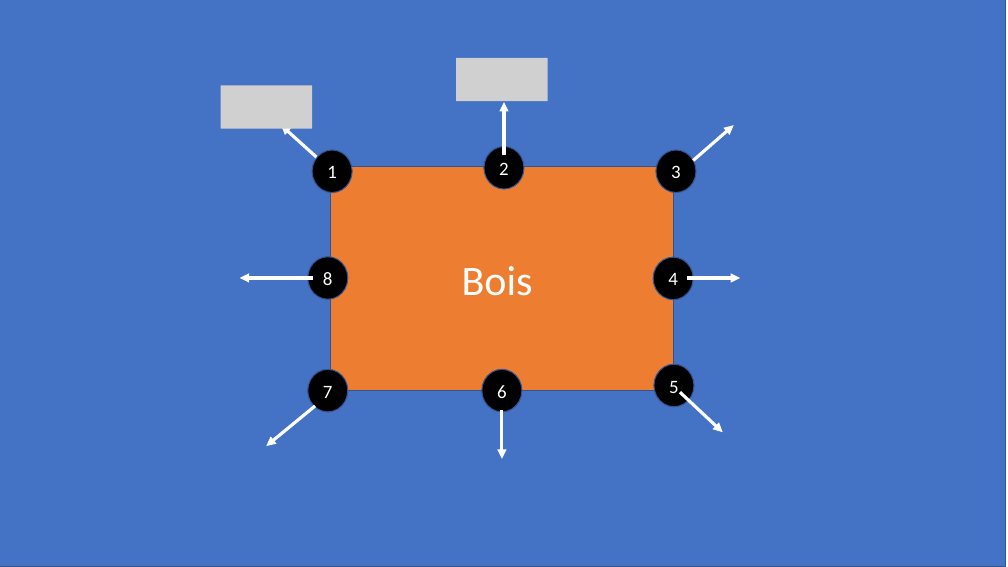
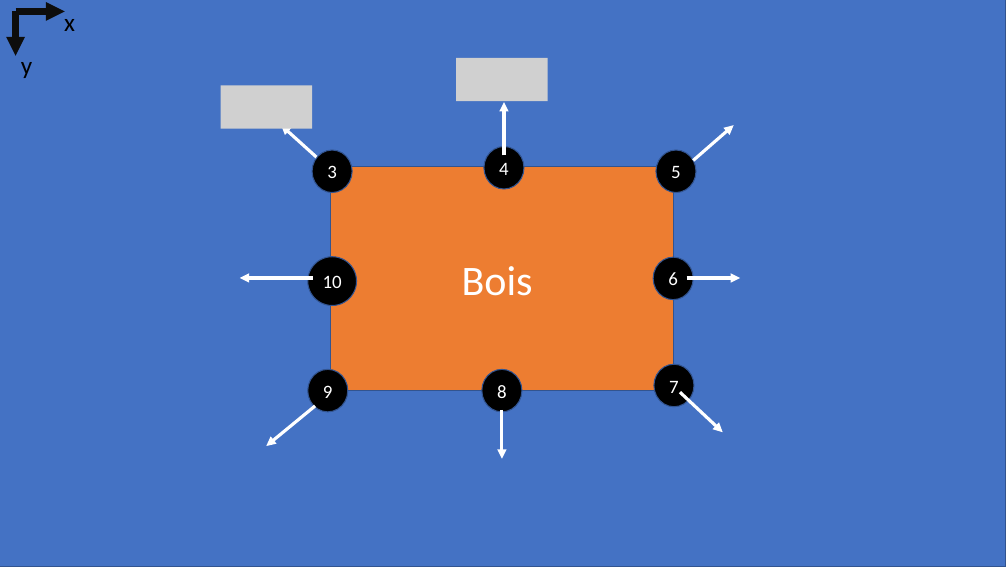
Before and after one commit to pierreluc-plt/ProjetSimulation, a slide deck: slide 2 of Images/Figure.pptx. Drawn at 1008x567 pixels with LibreOffice and Linux fonts; fonts in the diff are those of the drawing; grey boxes stand for pictures. Boxes give left, top, right and bottom in pixels: in the first picture for what was removed or moved away, otherwise in the second. Text is boxed around its words. In the diff, an @@ line names an element or a change of style, - is before the commit and + after.

```diff
--- a/Images/Figure.pptx
+++ b/Images/Figure.pptx
@@ arrow added from (16, 11) to (65, 11), #0D0D0D 6 pt @@
@@ arrow added from (16, 11) to (16, 56), #0D0D0D 6 pt @@
@@ text added at (64,11,75,31), 24 pt, text #000000 @@
+x
@@ text added at (21,62,32,78), 24 pt, text #000000 @@
+y
@@ text in ellipse at (327,165,337,178): text changed @@
-1
+3
@@ text in ellipse at (499,163,509,175): text changed @@
-2
+4
@@ text in ellipse at (671,166,681,178): text changed @@
-3
+5
@@ ellipse "10": place and size @@
-ellipse "10" at (308,257,348,299)
+ellipse "10" at (308,257,357,306)
@@ text in ellipse at (323,275,342,288): text changed @@
-8
+10
@@ text in ellipse at (668,272,678,285): text changed @@
-4
+6
@@ text in ellipse at (323,385,333,398): text changed @@
-7
+9
@@ text in ellipse at (497,385,507,398): text changed @@
-6
+8
@@ text in ellipse at (669,381,679,393): text changed @@
-5
+7
```
Also in this commit, not shown: 2 slides added, 1 slide removed, 4 other files.
